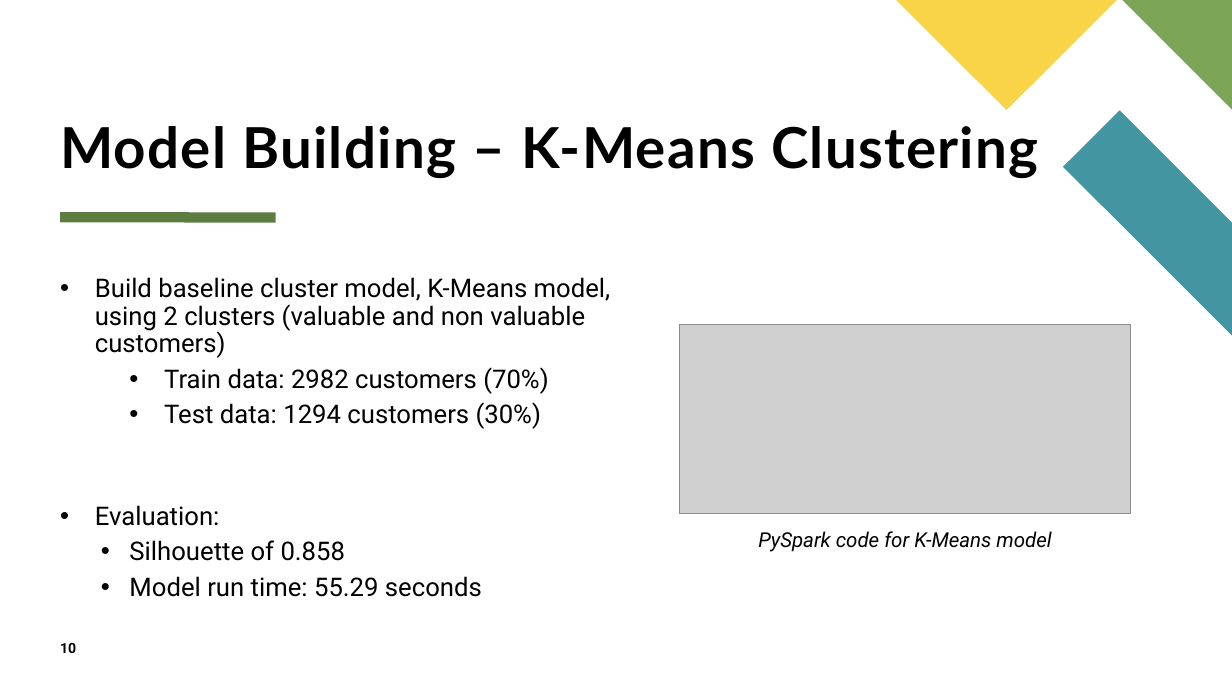
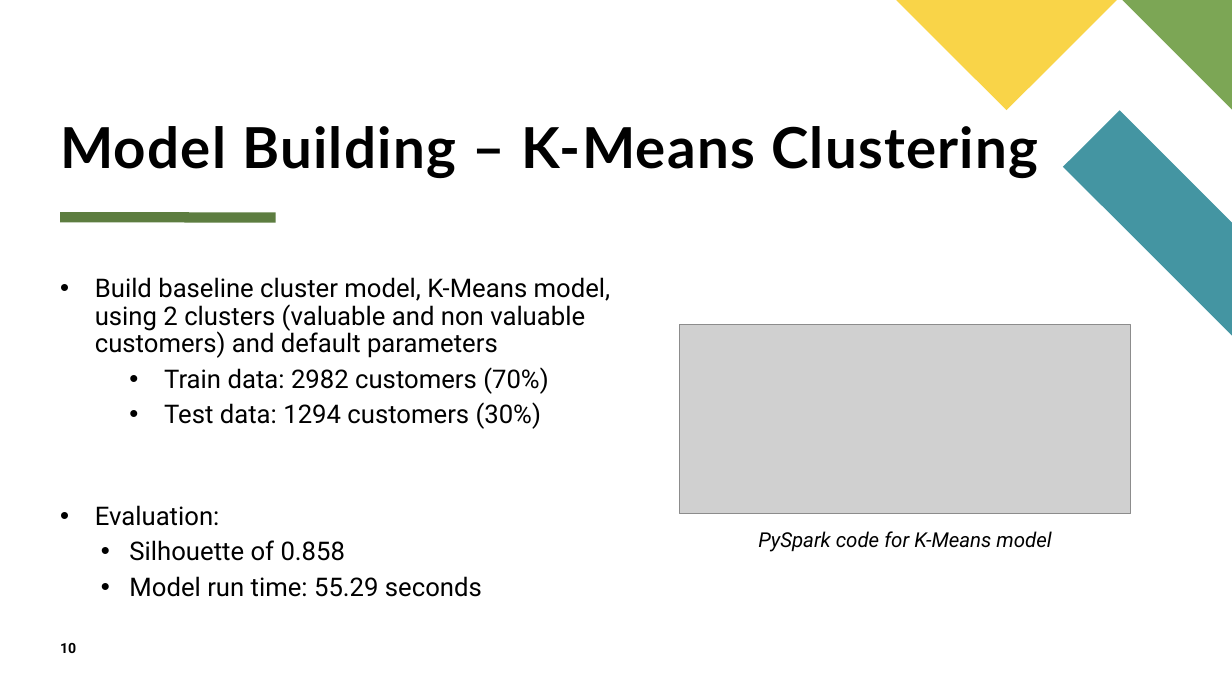
Before and after one commit to kstickmueller/CIS731-finalproject, a slide deck: slide 10 of Determing Customer Valuableness CIS731 Final Project.pptx. Drawn at 1232x693 pixels with LibreOffice and Linux fonts; fonts in the diff are those of the drawing; grey boxes stand for pictures. Boxes give left, top, right and bottom in pixels: in the first picture for what was removed or moved away, otherwise in the second. Text is boxed around its words. In the diff, an @@ line names an element or a change of style, - is before the commit and + after.

```diff
--- a/Determing Customer Valuableness CIS731 Final Project.pptx
+++ b/Determing Customer Valuableness CIS731 Final Project.pptx
@@ text at [95,277,611,358]: text changed @@
-• Build baseline cluster model, K-Means model, using 2 clusters (valuable and non valuable customers)
+• Build baseline cluster model, K-Means model, using 2 clusters (valuable and non valuable customers) and default parameters
```
Also in this commit, not shown: 9 other slides changed, 1 other file.
